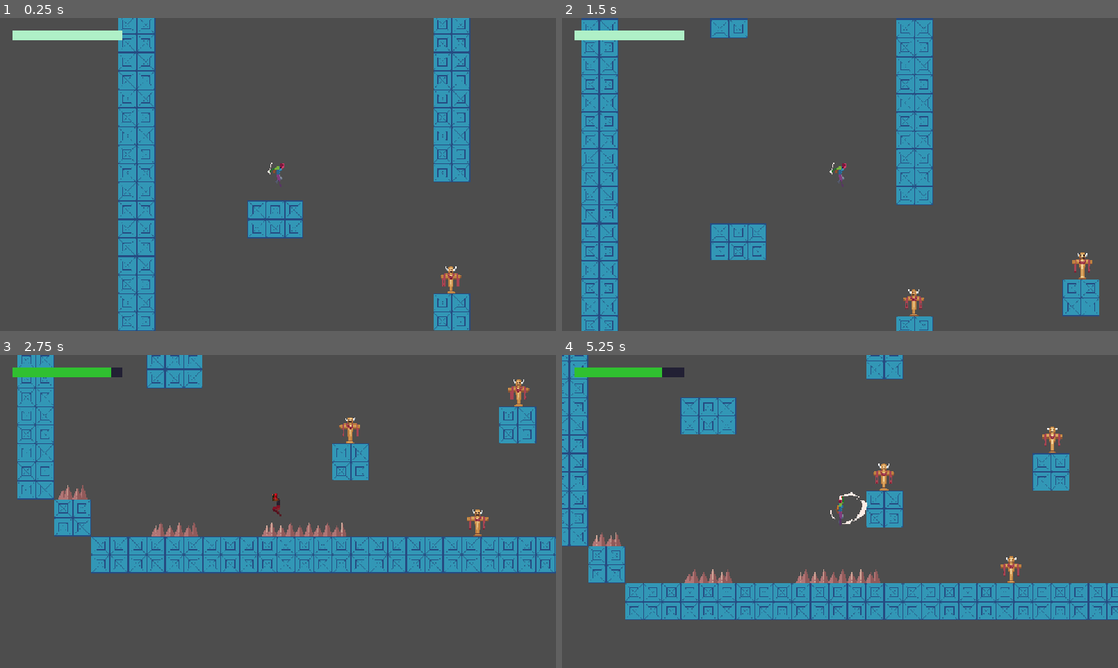
Above: before the commit, frames 1-4 (two rows, left to right).
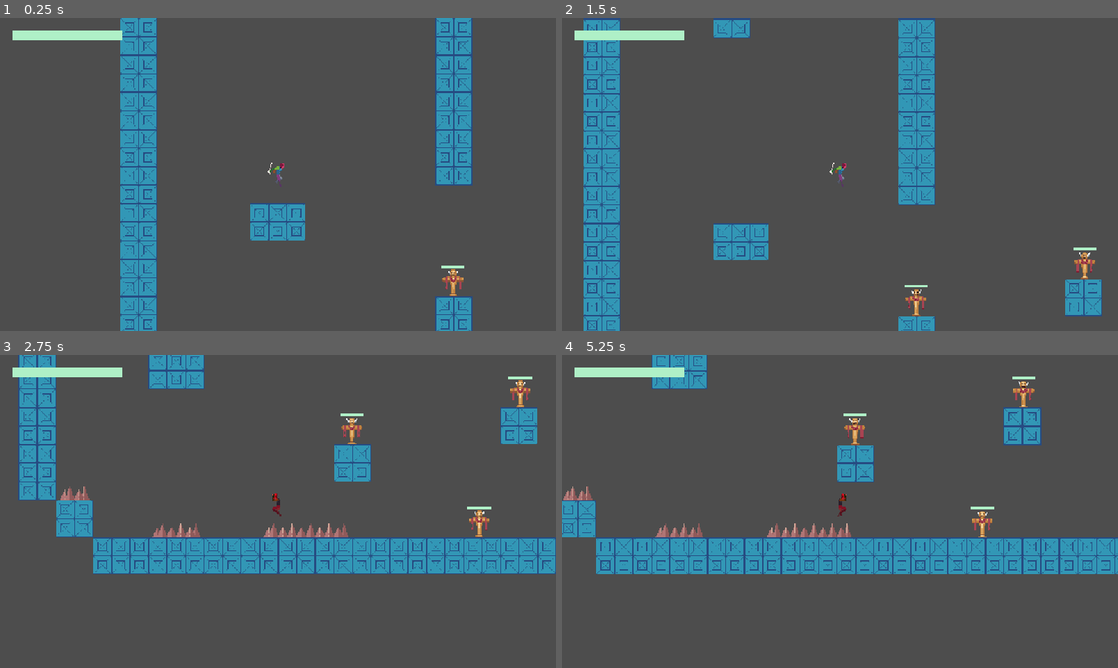
Above: after the commit, the same moments.

Repository: jbradlim08/MindBlade
Game: Godot game, scene res://Scene/level.tscn
Two runs of this game, one before a commit and one after it. Both use one fixed random seed, a clock stepped at 60 frames per second and the inputs below.
Inputs (mouse positions are in pixels of both pictures, inside the frame that each line leads up to):
- Up to frame 1 (0.25 s): no input
- Up to frame 2 (1.5 s): tap Enter at 0.5 s; move the mouse to (962, 158) at 0.52 s; hold D (right) from 0.53 s (still down); tap Space (jump) at 0.6, 0.77, 1.07 s; click (962, 158) at 0.67 s; move the mouse to (728, 190) at 1.27 s; click (728, 190) at 1.35 s
- Up to frame 3 (2.75 s): tap Space (jump) at 1.52, 1.55, 1.82, 2.3 s; move the mouse to (333, 442) at 2.02 s; release D (right) at 2.03 s; hold A (left) from 2.03 s (still down); hold Middle mouse button (middle-mouse) from 2.03 s (still down)
- Up to frame 4 (5.25 s): move the mouse to (812, 574) at 2.77 s; release A (left) at 2.78 s; release Middle mouse button (middle-mouse) at 2.78 s; hold D (right) 2.78-4.28 s; right-click (812, 574) at 2.85 s; click (812, 574) at 2.92 s; tap Space (jump) at 3.02, 3.05, 3.32, 3.77, 3.8, 4.07, 4.35, 4.52, 4.82 s; move the mouse to (1006, 558) at 3.52 s; tap Shift at 3.6 s; move the mouse to (673, 464) at 4.27 s; hold A (left) 4.28-5.03 s; move the mouse to (867, 511) at 5.02 s; hold D (right) from 5.03 s (still down); click (867, 511) at 5.1 s

The runs differ from the first frame. In frame 1, 6.5% of the frame differs, in the area x 21-85%, y 0-100%; in frame 2, 4.9%; in frame 3, 9.2%; in frame 4, 33%, in the area x 0-100%, y 0-85%.

Commit message:
Make a HealthBar parent for PlayerHealthBar and EnemyHealthBar. All healthbar goal is just to show the display, not the actual hp representing player or enemy. Player actual hp is located in DataManager as global data, while enemy's real hp is located in local scene specifically in BaseEnemy scene

Diff:
--- a/Scene/level.tscn
+++ b/Scene/level.tscn
@@ -56,7 +56,7 @@
 [node name="PlayerUI" parent="CanvasLayer" instance=ExtResource("6_bddx0")]
 
 [node name="Vier" parent="." node_paths=PackedStringArray("danger_tilemap") instance=ExtResource("2_jnrmd")]
-position = Vector2(277, 229)
+position = Vector2(273, 224)
 danger_tilemap = NodePath("../Danger")
 
 [node name="Camera" parent="Vier" instance=ExtResource("8_u2b8d")]
--- a/character/base_player.gd
+++ b/character/base_player.gd
@@ -40,6 +40,7 @@
 
 func _ready() -> void:
 	add_to_group(Constants.PLAYER_GROUP)
+	add_to_group(Constants.PLAYER_HIT_GROUP)
 	anim.animation_finished.connect(_on_animation_finished)
 
 #func _unhandled_input(event: InputEvent) -> void:
@@ -226,7 +227,6 @@
 func _on_hurtbox_body_entered(body: Node2D) -> void:
 	if body.is_in_group("danger") and can_hurt:
 		can_hurt = false
-		check_danger_collision_pos()
 		check_danger(check_danger_collision_pos())
 		set_state(PlayerState.HURT)
 		# apply camera shake
@@ -242,7 +242,7 @@
 	return danger_collision_pos
 
 func check_danger(danger_collision_pos: Vector2) -> void:
-	# local pos of the danger_tilemap in player global pos
+	# local pos of the danger_tilemap in collision pos
 	var local_pos = danger_tilemap.to_local(danger_collision_pos)
 	# use that local_pos to find where the map coordinate
 	var coords = danger_tilemap.local_to_map(local_pos)
--- a/character/base_player.tscn
+++ b/character/base_player.tscn
@@ -2,7 +2,7 @@
 
 [ext_resource type="Script" uid="uid://bqiarjyx07bcq" path="res://character/base_player.gd" id="1_jm0mr"]
 
-[node name="BasePlayer" type="CharacterBody2D"]
+[node name="BasePlayer" type="CharacterBody2D" groups=["player"]]
 z_index = 5
 collision_mask = 2696
 script = ExtResource("1_jm0mr")
@@ -13,9 +13,9 @@
 
 [node name="CollisionShape2D" type="CollisionShape2D" parent="."]
 
-[node name="Hitbox" type="Area2D" parent="."]
+[node name="Hitbox" type="Area2D" parent="." groups=["player_hit"]]
 collision_layer = 2
-collision_mask = 0
+collision_mask = 32
 
 [node name="CollisionShape2D" type="CollisionShape2D" parent="Hitbox"]
 disabled = true
--- a/character/vier/mind_blade.gd
+++ b/character/vier/mind_blade.gd
@@ -35,6 +35,7 @@
 
 ## FUNCTION ##
 func _ready() -> void:
+	add_to_group(Constants.BLADE_HIT)
 	init_orbit()
 
 func _unhandled_input(event: InputEvent) -> void:
@@ -184,7 +185,6 @@
 
 func _on_hitbox_area_entered(_body: Node2D) -> void:
 	set_state(BladeState.RETURN)
-	print('hit enemy')
 
 # for recalling the blade one by one
 func _on_clickbox_input_event(_viewport: Node, event: InputEvent, _shape_idx: int) -> void:
--- a/character/vier/mind_blade.tscn
+++ b/character/vier/mind_blade.tscn
@@ -9,7 +9,7 @@
 height = 4.0
 
 [sub_resource type="RectangleShape2D" id="RectangleShape2D_nyjrl"]
-size = Vector2(28, 8)
+size = Vector2(28, 6.995)
 
 [sub_resource type="RectangleShape2D" id="RectangleShape2D_oqebx"]
 size = Vector2(30, 10)
@@ -63,7 +63,7 @@
 
 [node name="Sprite2D" type="Sprite2D" parent="."]
 texture = ExtResource("2_nyjrl")
-offset = Vector2(0, 3.2)
+offset = Vector2(0, 3)
 hframes = 5
 
 [node name="WorldBox" type="Area2D" parent="."]
@@ -74,12 +74,12 @@
 [node name="CollisionShape2D" type="CollisionShape2D" parent="WorldBox"]
 shape = SubResource("CapsuleShape2D_nyjrl")
 
-[node name="HitBox" type="Area2D" parent="."]
+[node name="HitBox" type="Area2D" parent="." groups=["blade_hit"]]
 collision_layer = 256
 collision_mask = 32
 
 [node name="CollisionShape2D" type="CollisionShape2D" parent="HitBox"]
-position = Vector2(0, 2.995)
+position = Vector2(0, 3.4975)
 shape = SubResource("RectangleShape2D_nyjrl")
 disabled = true
 
@@ -88,6 +88,7 @@
 collision_mask = 9
 
 [node name="CollisionShape2D" type="CollisionShape2D" parent="PlatformBox"]
+position = Vector2(0, 4)
 shape = SubResource("RectangleShape2D_oqebx")
 disabled = true
 one_way_collision = true
--- a/character/vier/vier.tscn
+++ b/character/vier/vier.tscn
@@ -138,88 +138,6 @@
 "transitions": PackedFloat32Array(1),
 "update": 1,
 "values": [21]
-}
-
-[sub_resource type="Animation" id="Animation_wglvv"]
-resource_name = "attack"
-length = 0.9
-loop_mode = 1
-step = 0.1
-tracks/0/type = "value"
-tracks/0/imported = false
-tracks/0/enabled = true
-tracks/0/path = NodePath("Sprite2D:frame")
-tracks/0/interp = 1
-tracks/0/loop_wrap = true
-tracks/0/keys = {
-"times": PackedFloat32Array(0, 0.3, 0.6, 0.9),
-"transitions": PackedFloat32Array(1, 1, 1, 1),
-"update": 1,
-"values": [0, 1, 2, 3]
-}
-
-[sub_resource type="Animation" id="Animation_5j0gu"]
-resource_name = "jump"
-length = 0.001
-step = 0.1
-tracks/0/type = "value"
-tracks/0/imported = false
-tracks/0/enabled = true
-tracks/0/path = NodePath("Sprite2D:frame")
-tracks/0/interp = 1
-tracks/0/loop_wrap = true
-tracks/0/keys = {
-"times": PackedFloat32Array(0),
-"transitions": PackedFloat32Array(1),
-"update": 1,
-"values": [20]
-}
-
-[sub_resource type="Animation" id="Animation_80jhu"]
-resource_name = "jump_attack"
-length = 0.4
-step = 0.05
-tracks/0/type = "value"
-tracks/0/imported = false
-tracks/0/enabled = true
-tracks/0/path = NodePath("Sprite2D:frame")
-tracks/0/interp = 1
-tracks/0/loop_wrap = true
-tracks/0/keys = {
-"times": PackedFloat32Array(0, 0.1, 0.2, 0.3),
-"transitions": PackedFloat32Array(1, 1, 1, 1),
-"update": 1,
-"values": [30, 31, 32, 33]
-}
-tracks/1/type = "value"
-tracks/1/imported = false
-tracks/1/enabled = true
-tracks/1/path = NodePath("Hitbox/CollisionShape2D:disabled")
-tracks/1/interp = 1
-tracks/1/loop_wrap = true
-tracks/1/keys = {
-"times": PackedFloat32Array(0, 0.1),
-"transitions": PackedFloat32Array(1, 1),
-"update": 1,
-"values": [false, true]
-}
-
-[sub_resource type="Animation" id="Animation_oboqb"]
-resource_name = "run"
-length = 0.7
-loop_mode = 1
-step = 0.1
-tracks/0/type = "value"
-tracks/0/imported = false
-tracks/0/enabled = true
-tracks/0/path = NodePath("Sprite2D:frame")
-tracks/0/interp = 1
-tracks/0/loop_wrap = true
-tracks/0/keys = {
-"times": PackedFloat32Array(0, 0.1, 0.2, 0.3, 0.4, 0.5, 0.6, 0.7),
-"transitions": PackedFloat32Array(1, 1, 1, 1, 1, 1, 1, 1),
-"update": 1,
-"values": [12, 13, 14, 15, 16, 17, 18, 19]
 }
 
 [sub_resource type="Animation" id="Animation_bbhbi"]
@@ -261,6 +179,100 @@
 "transitions": PackedFloat32Array(1, 1, 1),
 "update": 0,
 "values": [Vector2(0, -25), Vector2(0, -31), Vector2(0, -25)]
+}
+
+[sub_resource type="Animation" id="Animation_wglvv"]
+resource_name = "attack"
+length = 0.9
+loop_mode = 1
+step = 0.1
+tracks/0/type = "value"
+tracks/0/imported = false
+tracks/0/enabled = true
+tracks/0/path = NodePath("Sprite2D:frame")
+tracks/0/interp = 1
+tracks/0/loop_wrap = true
+tracks/0/keys = {
+"times": PackedFloat32Array(0, 0.3, 0.6, 0.9),
+"transitions": PackedFloat32Array(1, 1, 1, 1),
+"update": 1,
+"values": [0, 1, 2, 3]
+}
+tracks/1/type = "value"
+tracks/1/imported = false
+tracks/1/enabled = true
+tracks/1/path = NodePath("Sprite2D:self_modulate")
+tracks/1/interp = 1
+tracks/1/loop_wrap = true
+tracks/1/keys = {
+"times": PackedFloat32Array(0.1),
+"transitions": PackedFloat32Array(1),
+"update": 0,
+"values": [Color(1, 1, 1, 1)]
+}
+
+[sub_resource type="Animation" id="Animation_5j0gu"]
+resource_name = "jump"
+length = 0.001
+step = 0.1
+tracks/0/type = "value"
+tracks/0/imported = false
+tracks/0/enabled = true
+tracks/0/path = NodePath("Sprite2D:frame")
+tracks/0/interp = 1
+tracks/0/loop_wrap = true
+tracks/0/keys = {
+"times": PackedFloat32Array(0),
+"transitions": PackedFloat32Array(1),
+"update": 1,
+"values": [20]
+}
+
+[sub_resource type="Animation" id="Animation_80jhu"]
+resource_name = "jump_attack"
+length = 0.4
+step = 0.05
+tracks/0/type = "value"
+tracks/0/imported = false
+tracks/0/enabled = true
+tracks/0/path = NodePath("Sprite2D:frame")
+tracks/0/interp = 1
+tracks/0/loop_wrap = true
+tracks/0/keys = {
+"times": PackedFloat32Array(0, 0.1, 0.2, 0.3),
+"transitions": PackedFloat32Array(1, 1, 1, 1),
+"update": 1,
+"values": [30, 31, 32, 33]
+}
+tracks/1/type = "value"
+tracks/1/imported = false
+tracks/1/enabled = true
+tracks/1/path = NodePath("Hitbox/CollisionShape2D:disabled")
+tracks/1/interp = 1
+tracks/1/loop_wrap = true
+tracks/1/keys = {
+"times": PackedFloat32Array(0, 0.1),
+"transitions": PackedFloat32Array(1, 1),
+"update": 1,
+"values": [false, true]
+}
+
+[sub_resource type="Animation" id="Animation_oboqb"]
+resource_name = "run"
+length = 0.7
+loop_mode = 1
+step = 0.1
+tracks/0/type = "value"
+tracks/0/imported = false
+tracks/0/enabled = true
+tracks/0/path = NodePath("Sprite2D:frame")
+tracks/0/interp = 1
+tracks/0/loop_wrap = true
+tracks/0/keys = {
+"times": PackedFloat32Array(0, 0.1, 0.2, 0.3, 0.4, 0.5, 0.6, 0.7),
+"transitions": PackedFloat32Array(1, 1, 1, 1, 1, 1, 1, 1),
+"update": 1,
+"values": [12, 13, 14, 15, 16, 17, 18, 19]
 }
 
 [sub_resource type="AnimationLibrary" id="AnimationLibrary_5j0gu"]
--- a/enemy/base_enemy.gd
+++ b/enemy/base_enemy.gd
@@ -7,11 +7,12 @@
 @onready var anim_tree: AnimationTree = $AnimationTree
 @onready var anim_state: AnimationNodeStateMachinePlayback = $AnimationTree["parameters/playback"]
 @onready var hitbox: Area2D = $Hitbox
+@onready var health_bar: TextureProgressBar = $EnemyHealthBar
 
 @export var gravity_scale = 0.5
 
 var player_ref: Player
-var lives: float
+var hp: float
 var points: int
 
 func _ready() -> void:
@@ -19,13 +20,20 @@
 	player_ref = get_tree().get_first_node_in_group(
 		 Constants.PLAYER_GROUP
 	)
+	# setup the initial hp for enemy
+	health_bar.init_setup(hp)
 
 func _physics_process(delta: float) -> void:
 	pass
 
 
 func take_damage(amount: int) -> void:
-	pass
+	hp -= amount
+	print(hp)
+	if hp <= 0.0:
+		print('die enemy')
+		die()
+
 
 func die() -> void:
 	pass
--- a/enemy/base_enemy.tscn
+++ b/enemy/base_enemy.tscn
@@ -1,11 +1,12 @@
-[gd_scene load_steps=3 format=3 uid="uid://c1w6ocwuygiw6"]
+[gd_scene load_steps=4 format=3 uid="uid://c1w6ocwuygiw6"]
 
 [ext_resource type="Script" uid="uid://d10j6db16204o" path="res://enemy/base_enemy.gd" id="1_rgntv"]
+[ext_resource type="PackedScene" uid="uid://cq7g2863yoori" path="res://scene/ui/enemy_health_bar.tscn" id="2_6dmas"]
 
 [sub_resource type="AnimationNodeStateMachine" id="AnimationNodeStateMachine_4jorv"]
 graph_offset = Vector2(-131, 17)
 
-[node name="BaseEnemy" type="CharacterBody2D"]
+[node name="BaseEnemy" type="CharacterBody2D" groups=["enemy"]]
 z_index = 2
 collision_layer = 8
 collision_mask = 641
@@ -36,3 +37,5 @@
 active = false
 tree_root = SubResource("AnimationNodeStateMachine_4jorv")
 anim_player = NodePath("../AnimationPlayer")
+
+[node name="EnemyHealthBar" parent="." instance=ExtResource("2_6dmas")]
--- a/enemy/ground/dummy.gd
+++ b/enemy/ground/dummy.gd
@@ -1,6 +1,8 @@
 extends GroundEnemy
 
+
 func _ready() -> void:
+	hp = DataManager.get_dummy_hp()
 	super()
 
 func _physics_process(delta: float) -> void:
--- a/enemy/ground/dummy.tscn
+++ b/enemy/ground/dummy.tscn
@@ -77,7 +77,7 @@
 tracks/1/interp = 1
 tracks/1/loop_wrap = true
 tracks/1/keys = {
-"times": PackedFloat32Array(0.05),
+"times": PackedFloat32Array(0),
 "transitions": PackedFloat32Array(1),
 "values": [{
 "args": [],
@@ -151,3 +151,10 @@
 &"": SubResource("AnimationLibrary_jwtiu")
 }
 autoplay = "idle"
+
+[node name="EnemyHealthBar" parent="." index="7"]
+level_low = 10
+level_med = 25
+level_max = 40
+_size = Vector2(40, 5)
+_position = Vector2(-20, -30)
--- a/enemy/ground/ground_enemy.gd
+++ b/enemy/ground/ground_enemy.gd
@@ -102,13 +102,15 @@
 	anim.play("hurt")
 
 func die() -> void:
-	pass
+	queue_free()
 
 
-
-func _on_hurtbox_body_entered(_body: Node2D) -> void:
+func _on_hurtbox_body_entered(body: Node2D) -> void:
 	set_state(GroundEnemyState.HURT)
 
 
-func _on_hurtbox_area_entered(_area: Area2D) -> void:
+func _on_hurtbox_area_entered(area: Area2D) -> void:
 	set_state(GroundEnemyState.HURT)
+	if area.is_in_group("player_hit") or area.is_in_group("blade_hit"):
+		take_damage(DataManager.get_player_dmg())
+		health_bar.set_hp(hp)
--- a/global/data_manager.gd
+++ b/global/data_manager.gd
@@ -9,9 +9,18 @@
 func incr_player_hp(hp: int) -> void: cur_player_hp += hp
 func decr_player_hp(hp: int) -> void: cur_player_hp -= hp
 
+var player_dmg: int = 10
+
+func get_player_dmg() -> int : return player_dmg
+
 # Danger
 var dmg_default: int = 10 # if collision fails
 var spike_dmg: int = 10
 
 func get_dmg_default() -> int: return dmg_default
 func get_spike_dmg() -> int: return spike_dmg
+
+# Enemy
+var dummy_hp: int = 40
+
+func get_dummy_hp() -> int: return dummy_hp
--- a/project.godot
+++ b/project.godot
@@ -45,6 +45,10 @@
 [global_group]
 
 danger="danger obstacle that harm player"
+player_hit=""
+player=""
+enemy=""
+blade_hit=""
 
 [input]
 
@@ -104,7 +108,7 @@
 2d_physics/layer_6="enemy_hurtbox"
 2d_physics/layer_7="blade_body"
 2d_physics/layer_8="blade_platform"
-2d_physics/layer_9="blade_enemy"
+2d_physics/layer_9="blade_hitbox"
 2d_physics/layer_10="world"
 2d_physics/layer_11="projectile"
 2d_physics/layer_12="danger"
--- /dev/null
+++ b/scene/ui/enemy_health_bar.tscn
@@ -0,0 +1,7 @@
+[gd_scene load_steps=3 format=3 uid="uid://cq7g2863yoori"]
+
+[ext_resource type="PackedScene" uid="uid://c3a02ypcic3w3" path="res://scene/ui/health_bar.tscn" id="1_iwh2o"]
+[ext_resource type="Script" uid="uid://bvpufii2ma4me" path="res://script/enemy_health_bar.gd" id="2_apx2w"]
+
+[node name="EnemyHealthBar" instance=ExtResource("1_iwh2o")]
+script = ExtResource("2_apx2w")
--- a/scene/ui/health_bar.tscn
+++ b/scene/ui/health_bar.tscn
@@ -1,15 +1,12 @@
 [gd_scene load_steps=4 format=3 uid="uid://c3a02ypcic3w3"]
 
 [ext_resource type="Texture2D" uid="uid://d1nqpml5m0xy0" path="res://asset/art/ui/square_shadow.png" id="1_c1bd2"]
-[ext_resource type="Script" uid="uid://8540v6dj52t2" path="res://script/healh_bar.gd" id="1_ypsry"]
+[ext_resource type="Script" uid="uid://8540v6dj52t2" path="res://script/health_bar.gd" id="1_ypsry"]
 [ext_resource type="Texture2D" uid="uid://dkxnubpi2wjdh" path="res://asset/art/ui/progress_ph.png" id="2_8038q"]
 
 [node name="HealthBar" type="TextureProgressBar"]
-offset_right = 233.0
-offset_bottom = 40.0
 size_flags_horizontal = 0
 size_flags_vertical = 4
-value = 20.0
 nine_patch_stretch = true
 texture_under = ExtResource("1_c1bd2")
 texture_progress = ExtResource("2_8038q")
--- /dev/null
+++ b/scene/ui/player_health_bar.tscn
@@ -0,0 +1,8 @@
+[gd_scene load_steps=3 format=3 uid="uid://drfvtst5ikqto"]
+
+[ext_resource type="PackedScene" uid="uid://c3a02ypcic3w3" path="res://scene/ui/health_bar.tscn" id="1_vnim3"]
+[ext_resource type="Script" uid="uid://dp63udda7voxj" path="res://script/player_health_bar.gd" id="2_54ilj"]
+
+[node name="PlayerHealthBar" instance=ExtResource("1_vnim3")]
+script = ExtResource("2_54ilj")
+_size = Vector2(230, 20)
--- a/scene/ui/player_ui.tscn
+++ b/scene/ui/player_ui.tscn
@@ -1,6 +1,6 @@
 [gd_scene load_steps=2 format=3 uid="uid://b2wrfdqey7c0y"]
 
-[ext_resource type="PackedScene" uid="uid://c3a02ypcic3w3" path="res://scene/ui/health_bar.tscn" id="1_xsc0i"]
+[ext_resource type="PackedScene" uid="uid://drfvtst5ikqto" path="res://scene/ui/player_health_bar.tscn" id="1_xsc0i"]
 
 [node name="PlayerUI" type="Control"]
 layout_mode = 3
@@ -21,7 +21,7 @@
 theme_override_constants/margin_right = 900
 theme_override_constants/margin_bottom = 25
 
-[node name="HealthBar" parent="MarginContainer" instance=ExtResource("1_xsc0i")]
+[node name="PlayerHealthBar" parent="MarginContainer" instance=ExtResource("1_xsc0i")]
 layout_mode = 2
 size_flags_horizontal = 1
 size_flags_vertical = 1
--- /dev/null
+++ b/script/enemy_health_bar.gd
@@ -0,0 +1,15 @@
+extends HealthBar
+
+
+func _ready() -> void:
+	super()
+
+func init_setup(hp) -> void:
+	cur_hp = hp
+	max_value = cur_hp
+	set_value_no_signal(cur_hp)
+	set_color()
+
+func set_hp(hp) -> void:
+	cur_hp = hp # set cur_hp in healthbar to actual hp enemy
+	update_value()
--- a/script/healh_bar.gd
+++ b/script/health_bar.gd
@@ -11,12 +11,17 @@
 @export var level_low: int = 30
 @export var level_med: int = 65
 @export var level_max: int = 100
-@export var max_health: int = 100
+@export var _size: Vector2 = Vector2.ZERO
+@export var _position: Vector2 = Vector2.ZERO
+
+var cur_hp: float = 0.0
 
 func _ready() -> void:
-	SignalManager.on_player_hp_change.connect(update_value)
-	value = DataManager.get_player_hp()
+	# assign value here
+	value = cur_hp
+	max_value = value
 	set_color()
+	set_size_and_position()
 
 func set_color() -> void:
 	if value < level_low:
@@ -29,9 +34,14 @@
 		# max health
 		tint_progress = COLOR_MAX
 
+func set_size_and_position() -> void:
+	size = _size
+	position = _position
+
 func update_value() -> void:
-	value = DataManager.get_player_hp()
-	if value <= 0:
-		print("player died")
+	# update the hp value here
+	if cur_hp <= 0:
+		print("died")
 		# died.emit()
+	value = cur_hp
 	set_color()
--- /dev/null
+++ b/script/player_health_bar.gd
@@ -0,0 +1,11 @@
+extends HealthBar
+
+
+func _ready() -> void:
+	cur_hp = DataManager.get_player_hp()
+	SignalManager.on_player_hp_change.connect(set_hp)
+	super()
+
+func set_hp(val) -> void:
+	cur_hp = DataManager.get_player_hp()
+	update_value()
--- a/utilities/constants.gd
+++ b/utilities/constants.gd
@@ -1,4 +1,6 @@
 class_name Constants
 
 const PLAYER_GROUP: String = "player"
+const PLAYER_HIT_GROUP: String = "player_hit"
 const ENEMY_GROUP: String = "enemy"
+const BLADE_HIT: String = "blade_hit"
Not shown, added: script/enemy_health_bar.gd.uid
Renamed: script/healh_bar.gd.uid -> script/health_bar.gd.uid
Not shown, added: script/player_health_bar.gd.uid
